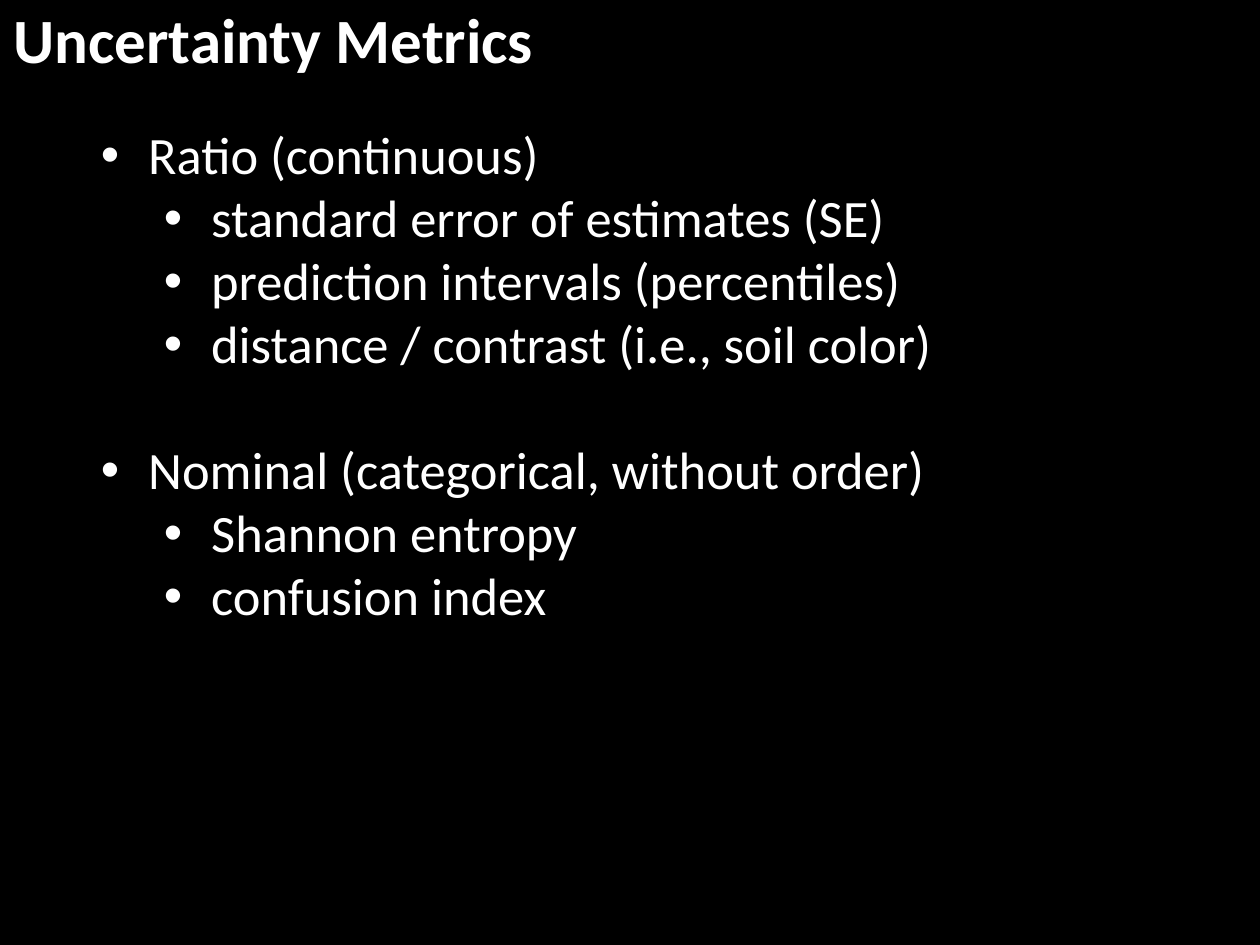
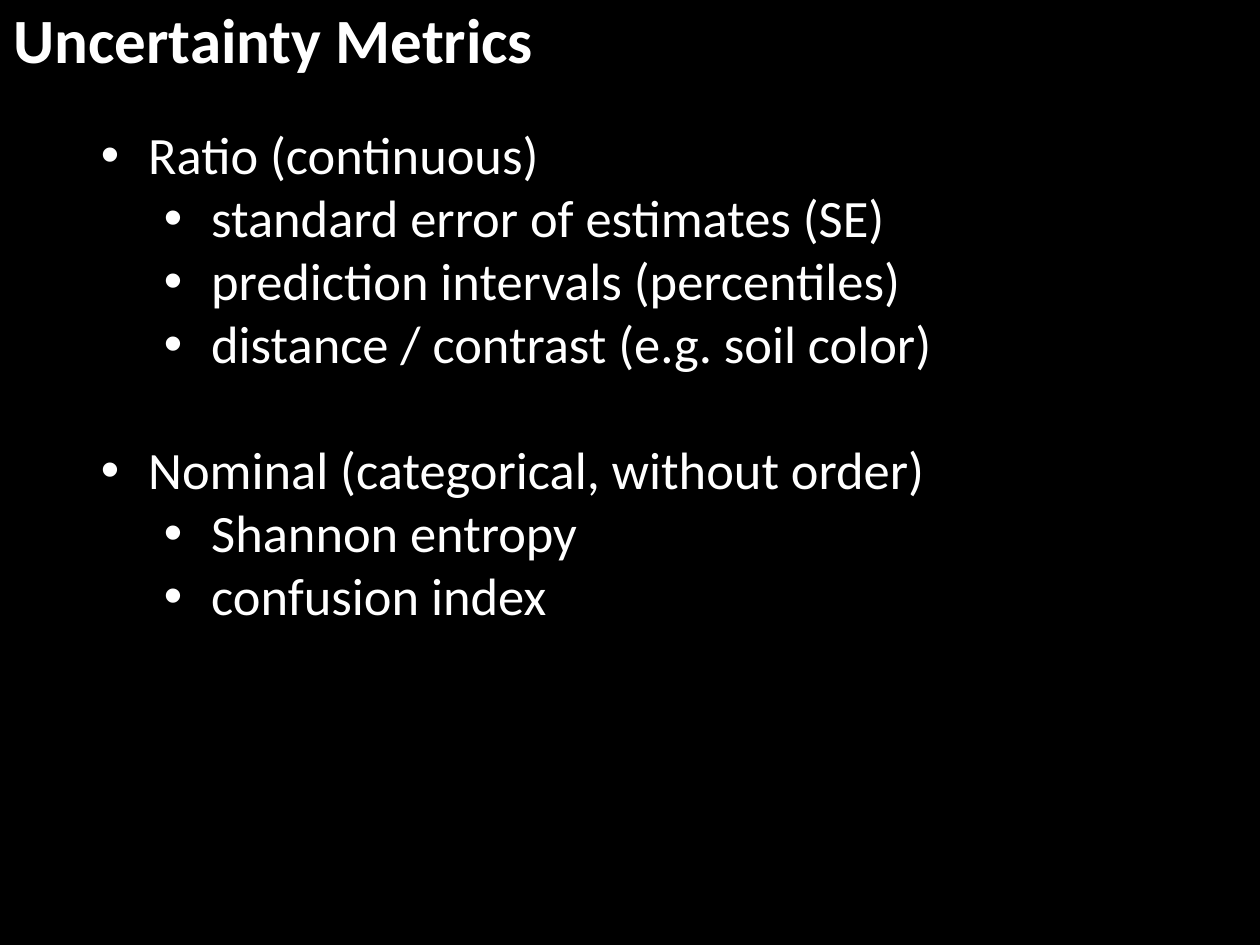
Before and after one commit to ncss-tech/stats_for_soil_survey, a slide deck: slide 17 of presentations/9_uncert_validation/9. Uncertainty_and_Validation_Beaudette.pptx (slide 18 before the commit). Drawn at 1260x945 pixels with LibreOffice and Linux fonts; fonts in the diff are those of the drawing. Boxes give left, top, right and bottom in pixels: in the first picture for what was removed or moved away, otherwise in the second. Text is boxed around its words. In the diff, an @@ line names an element or a change of style, - is before the commit and + after.

```diff
--- a/presentations/9_uncert_validation/9. Uncertainty_and_Validation_Beaudette.pptx
+++ b/presentations/9_uncert_validation/9. Uncertainty_and_Validation_Beaudette.pptx
@@ text at <box>211,324,931,372</box>: text changed @@
-  • distance / contrast (i.e., soil color)
+  • distance / contrast (e.g. soil color)
```
Also in this commit, not shown: 3 other slides changed, 1 other file.
